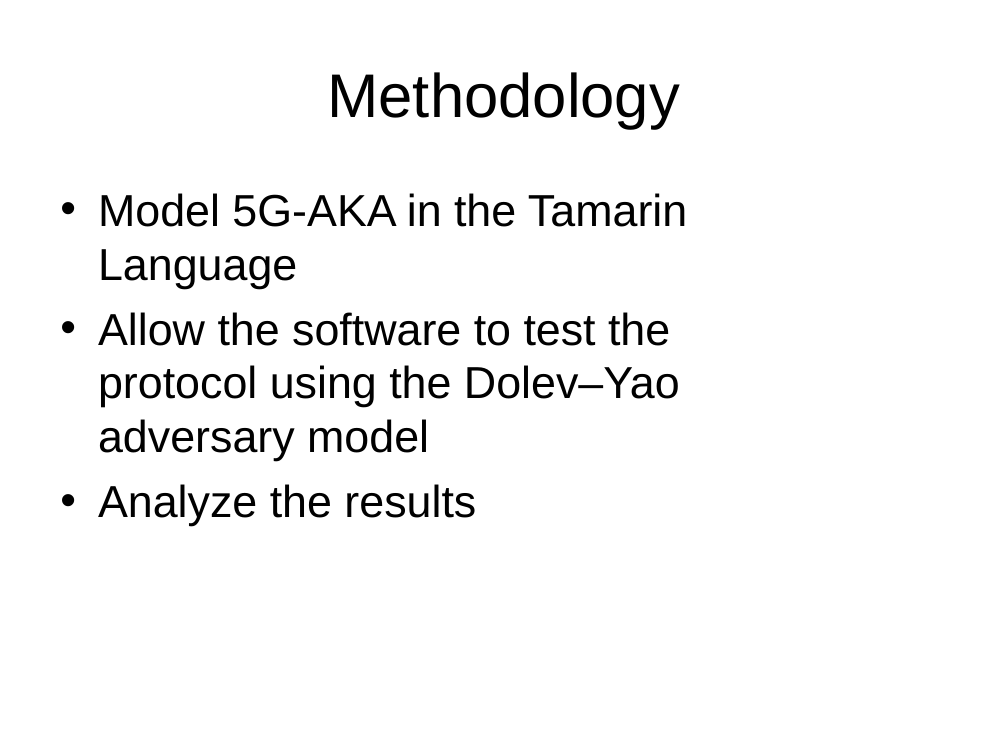
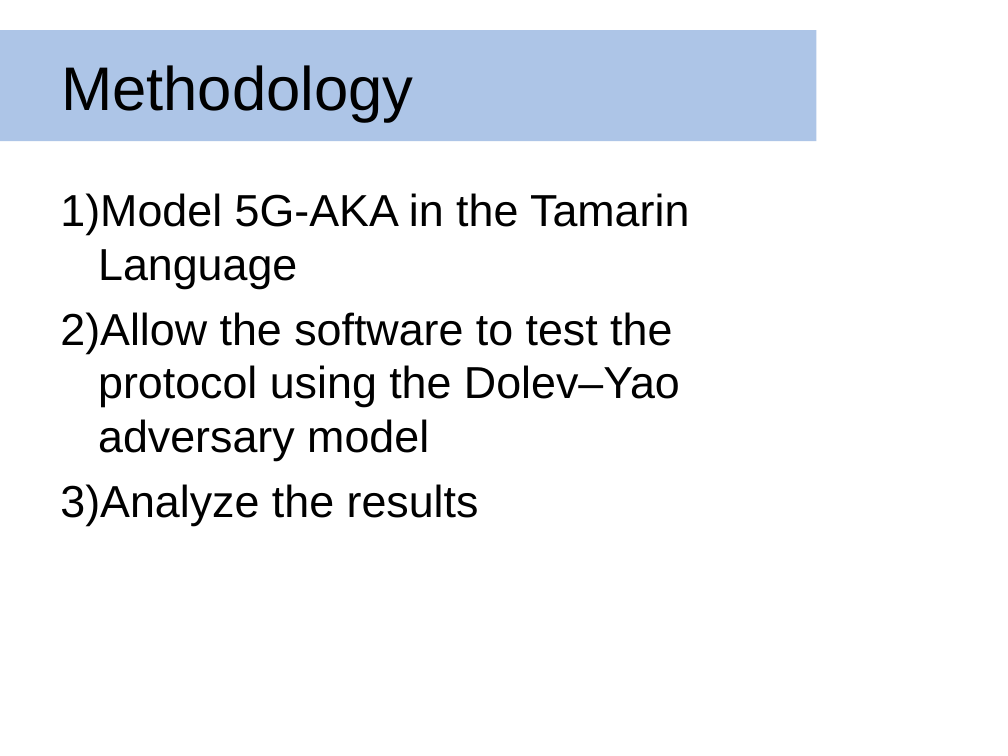
Before and after one commit to dmclayton/5g-security, a slide deck: slide 11 of ppt/5gakaPpt.pptx. Drawn at 1008x756 pixels with LibreOffice and Linux fonts; fonts in the diff are those of the drawing; background and template pictures are left out. Boxes give left, top, right and bottom in pixels: in the first picture for what was removed or moved away, otherwise in the second. Text is boxed around its words. In the diff, an @@ line names an element or a change of style, - is before the commit and + after.

```diff
--- a/ppt/5gakaPpt.pptx
+++ b/ppt/5gakaPpt.pptx
@@ rectangle "Methodology": place and size @@
-rectangle "Methodology" at box(327, 72, 680, 129)
+rectangle "Methodology" at box(0, 30, 816, 141)
@@ rectangle "Methodology" at box(0, 30, 816, 141): alignment centre to left; fill none to #ADC5E7 @@
@@ text "Model 5G-AKA in the Tamarin ..." at box(60, 193, 689, 526): bullet • to 1) @@
```
Also in this commit, not shown: 12 other slides changed.
